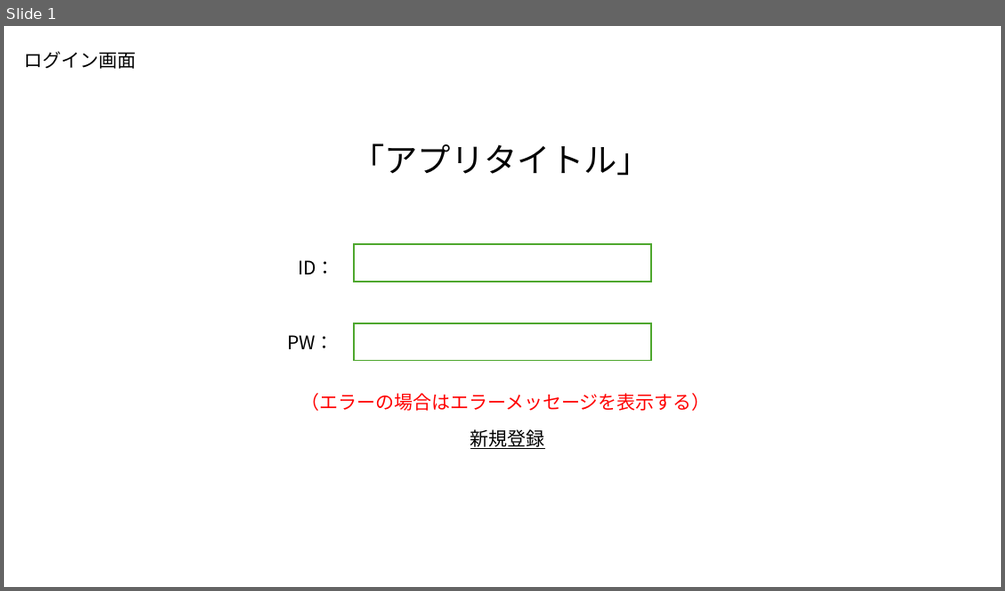
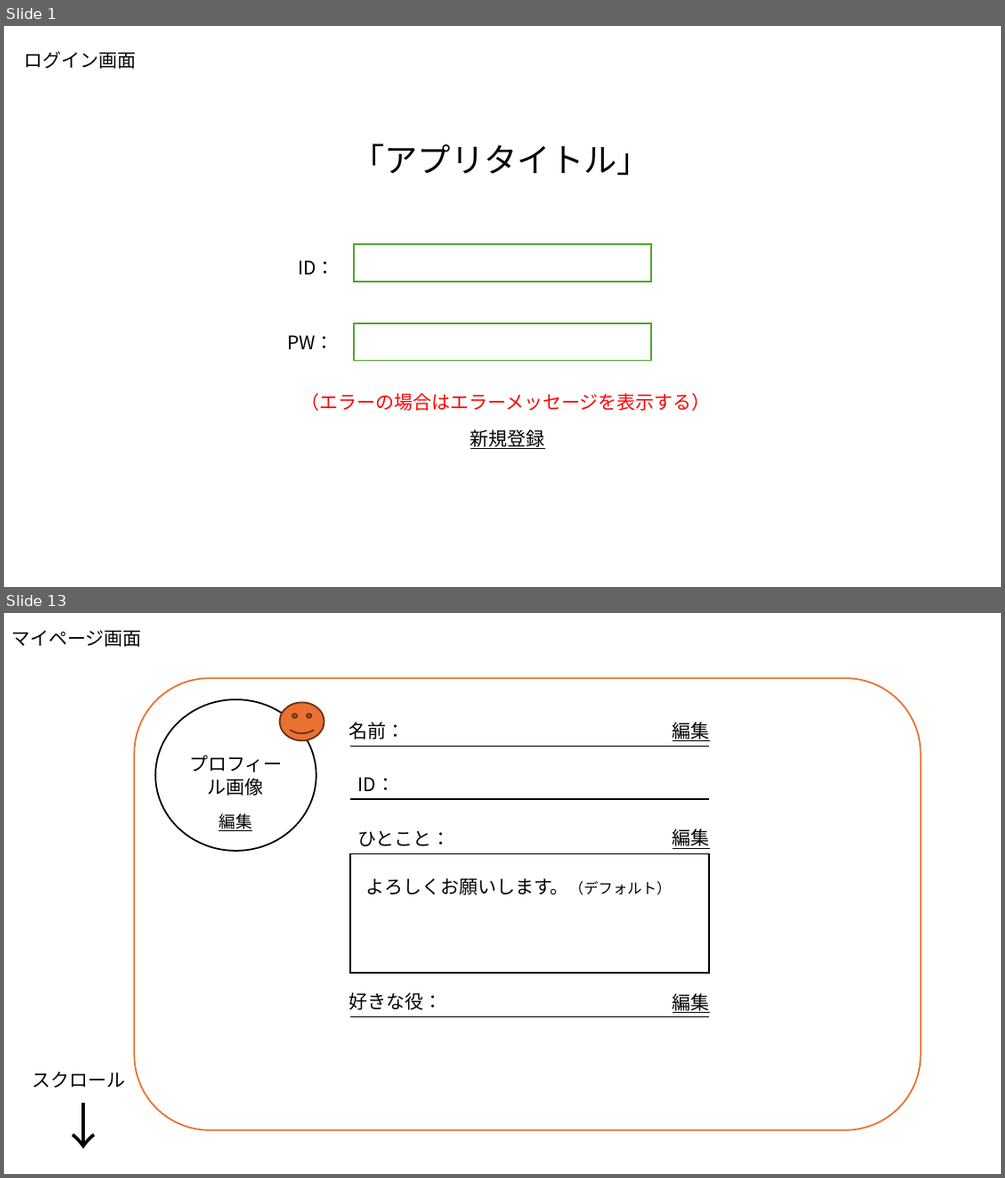
Before and after one commit to plusdojo2024/B5, a slide deck: doc/02_外部設計/外部設計_麻雀アプリ.pptx. Shown one above the other, each under a label of ours: slide 1 before the commit, slides 1 and 13 after it; the slides between them are not shown. The pictures are 1005x591 and 1005x1178 pixels, drawn with LibreOffice and Linux fonts; fonts in the diff are those of the drawing. Boxes give left, top, right and bottom in pixels: in the first picture for what was removed or moved away, otherwise in the second. Text is boxed around its words. In the diff, an @@ line names an element or a change of style, - is before the commit and + after.

```diff
--- a/doc/02_外部設計/外部設計_麻雀アプリ.pptx
+++ b/doc/02_外部設計/外部設計_麻雀アプリ.pptx
@@ slide 13 added at [4,613,1001,1174], background #FFFFFF @@
@@ text added at [11,630,142,647], 18 pt, text #000000 @@
+マイページ画面
@@ rounded rectangle added at [134,678,921,1130], outline #E97132 1.5 pt @@
@@ ellipse added at [156,699,316,851], fill #FFFFFF, outline #000000 1.5 pt, 18 pt, text #000000 @@
+プロフィール画像
@@ smiley face added at [280,702,324,740], fill #E97132, outline #663216 1.5 pt @@
@@ text added at [349,722,405,739], 18 pt, text #000000 @@
+名前：
@@ text added at [672,722,710,741], 18 pt, text #000000, underline @@
+編集
@@ line added from (350, 747) to (709, 747), #000000 1.5 pt @@
@@ line added from (350, 799) to (709, 799), #000000 1.5 pt @@
@@ text added at [358,777,396,791], 18 pt, text #000000 @@
+ID：
@@ text added at [218,813,251,831], 16 pt, text #000000, underline @@
+編集
@@ text added at [358,831,451,846], 18 pt, text #000000 @@
+ひとこと：
@@ text added at [672,828,710,849], 18 pt, text #000000, underline @@
+編集
@@ line added from (350, 854) to (709, 854), #156082 1.5 pt @@
@@ rectangle added at [350,854,709,973], outline #000000 1.5 pt @@
@@ text added at [365,878,671,895], 18 pt, text #000000 @@
+よろしくお願いします。（デフォルト）
@@ text added at [349,992,443,1010], 18 pt, text #000000 @@
+好きな役：
@@ text added at [672,993,710,1013], 18 pt, text #000000, underline @@
+編集
@@ line added from (350, 1017) to (709, 1017), #000000 1.5 pt @@
@@ text added at [32,1071,126,1087], 18 pt, text #000000 @@
+スクロール
@@ text added at [52,1091,118,1159], 48 pt, text #000000 @@
+↓
```
Also in this commit, not shown: 3 slides changed, 16 other slides added.
